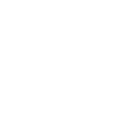
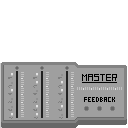
Revision of a layered 128 x 128 image; what changed, layer by layer:
removed layer "Layer 7" over (39, 62, 83, 104)
showed "Layer 1", painted on it over (0, 62, 127, 128)
